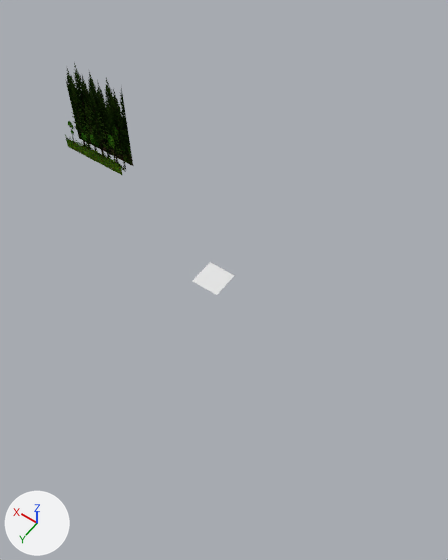
The Blender file Blends/level-8.blend: old version first, new version second.
One viewpoint serves both versions: a camera (50 mm lens) standing at (-53.6, 70.8, 112.9) and looking at (-2.0, -1.4, -0.6). Arrows for +X, +Y and +Z are at lower left; the lights stay in place. The first picture is the older version.

The older version as bpy lines, for what is in view:
```python
me_level_8 = bpy.data.meshes.new('level-8')
me_level_8.from_pydata(...)  # 9 vertices, 4 faces; spans x -3.5..3.5, y -3.5..3.5, z 0.0
me_level_8.polygons.foreach_set('use_smooth', [True] * 4)
me_level_8.materials.append(mat_terrain)  # its picture is missing
me_level_8_tree_wall = bpy.data.meshes.new('level-8-tree-wall')
me_level_8_tree_wall.from_pydata(...)  # 12 vertices, 3 faces; spans x 40.1..60.1, y -18.4..-14.0, z 0.0..26.0
me_level_8_tree_wall.polygons.foreach_set('use_smooth', [True] * 3)
# faces by material slot: [1, 1, 1]
me_level_8_tree_wall.materials.append(mat_tree_wall)
me_level_8_tree_wall.materials.append(mat_tree_wall_solid)
me_level_8_tree_wall.materials.append(mat_blackberry_wall)
ob_level_8 = bpy.data.objects.new('level-8', me_level_8)
ob_level_8.location = (0.0, 0.0, 0.0)
_m = ob_level_8.modifiers.new('EdgeSplit', 'EDGE_SPLIT')
_m.use_edge_angle = False
ob_level_8_tree_wall = bpy.data.objects.new('level-8-tree-wall', me_level_8_tree_wall)
ob_level_8_tree_wall.location = (0.0, 0.0, 0.0)
```
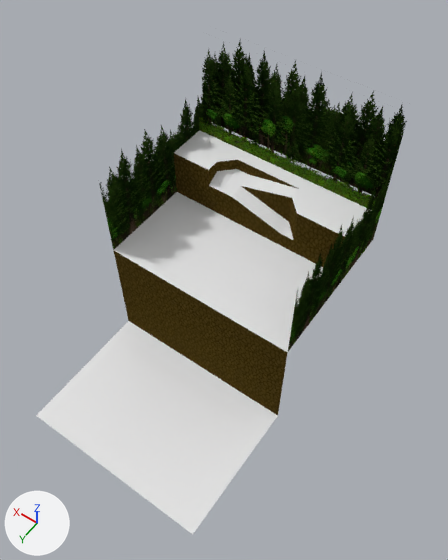
Commit message: working on level 8

Pixel boxes (x1, y1, x2, y2) of what changed, in the pictures (448 x 560 px):
'level-8', reshaped (693% wider, 1091% taller)
    before: (193, 262, 234, 295)
    after: (36, 130, 368, 534)
'level-8-tree-wall', reshaped
    before: (65, 61, 133, 175)
    after: (99, 39, 407, 351)
part 1 of me_level_8, added
    after: (36, 130, 368, 534)
part 2 of me_level_8, shading changed
    both: (193, 262, 234, 295)

The change, as a list of edits to the scene's bpy script:
```text
Add img_dirt_wall_png:
    img_dirt_wall_png = load_image('dirt-wall.png', '../Textures/dirt-wall.png', 2048, 2048, 'sRGB')
Add mat_dirt_wall:
    mat_dirt_wall = principled_material('dirt wall')
    mat_dirt_wall.texture = img_dirt_wall_png
    mat_dirt_wall.specular_ior_level = 0.0
Change me_level_8:
    used by ob_level_8; location = (0.0, 0.0, 0.0)
    remove me_level_8.from_pydata(...)  # 9 vertices, 4 faces; spans x -3.5..3.5, y -3.5..3.5, z 0.0
    add me_level_8.from_pydata(...)  # 229 vertices, 203 faces; spans x -24.5..24.5, y -28.0..42.0, z -30.0..13.0
    me_level_8 part 1: 220 vertices added at x -24.5..24.5, y -28.0..42.0, z -30.0..13.0
    me_level_8 part 2: 4 kept faces spanning x -3.5..3.5, y -3.5..3.5, z 0.0 are now shaded flat
    add me_level_8.materials.append(mat_dirt_wall)  # picture img_dirt_wall_png
Change me_level_8_tree_wall:
    used by ob_level_8_tree_wall; location = (0.0, 0.0, 0.0)
    remove me_level_8_tree_wall.from_pydata(...)  # 12 vertices, 3 faces; spans x 40.1..60.1, y -18.4..-14.0, z 0.0..26.0
    add me_level_8_tree_wall.from_pydata(...)  # 20 vertices, 5 faces; spans x -24.5..24.5, y -32.4..7.0, z 0.0..39.0
    me_level_8_tree_wall part 3: the whole mesh is rebuilt
```
